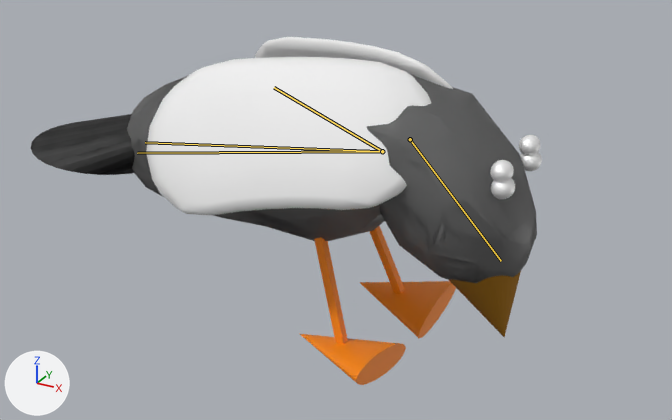
The Blender file Assets/Misc/pigeon.blend as it was, and as the next commit left it.
Rendered twice from a 50 mm camera at (10.31, -19.23, 12.78) aimed at (-0.4, 0.24, 3.05). Lighting does not change. The marker at lower left points along +X, +Y and +Z. Both versions are drawn at frame 35 of the action 'ArmatureAction.001'; the numbers are the values there. The bones that change are drawn over the model as lines.

The first picture shows 'Body', 'Legs'.
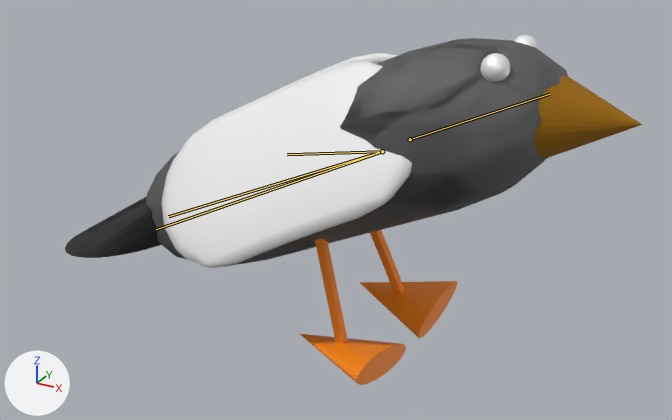
Edits to the scene script, one JSON object a line:
```json
{"block": "bone_bone_001", "where": "bone_bone_001 = bpy.data.objects['Armature'].pose.bones['Bone.001']  # child of 'Bone'"}
{"op": "set", "path": "bone_bone_001.rotation_quaternion", "old": "(0.989, -0.002, 0.0, -0.149)", "new": "(1.0, 0.0, 0.0, 0.0)", "note": "degrees (0, 0, -17) -> degrees (0, 0, 0)"}
{"block": "bone_bone_002", "where": "bone_bone_002 = bpy.data.objects['Armature'].pose.bones['Bone.002']  # child of 'Bone'"}
{"op": "set", "path": "bone_bone_002.rotation_quaternion", "old": "(0.986, 0.07, -0.096, -0.111)", "new": "(0.999, -0.002, 0.001, 0.042)", "note": "degrees (9, -10, -14) -> degrees (0, 0, 5)"}
{"block": "bone_bone_003", "where": "bone_bone_003 = bpy.data.objects['Armature'].pose.bones['Bone.003']  # child of 'Bone'"}
{"op": "set", "path": "bone_bone_003.rotation_quaternion", "old": "(0.985, -0.048, 0.104, -0.126)", "new": "(0.999, -0.004, 0.0, 0.041)", "note": "degrees (-7, 11, -15) -> degrees (0, 0, 5)"}
{"block": "bone_bone_012", "where": "bone_bone_012 = bpy.data.objects['Armature'].pose.bones['Bone.012']  # child of 'Bone'"}
{"op": "set", "path": "bone_bone_012.rotation_quaternion", "old": "(0.803, -0.596, 0.0, 0.0)", "new": "(1.0, 0.0, 0.0, 0.0)", "note": "degrees (-73, 0, 0) -> degrees (0, 0, 0)"}
```

Pixel boxes (x1, y1, x2, y2) of what changed, in the pictures (672 x 420 px):
```json
{"object": "Body", "change": "posed", "before": [31, 37, 542, 337], "after": [65, 35, 643, 268], "on screen": "13% wider, 22% shorter"}
{"bone": "Bone.001", "before": "(382, 151) to (145, 142)", "after": "(382, 151) to (168, 216)"}
{"bone": "Bone.002", "before": "(382, 151) to (137, 153)", "after": "(382, 151) to (156, 229)"}
{"bone": "Bone.003", "before": "(382, 151) to (274, 87)", "after": "(382, 151) to (287, 154)"}
{"bone": "Bone.012", "before": "(410, 139) to (501, 261)", "after": "(410, 139) to (549, 94)"}
```
